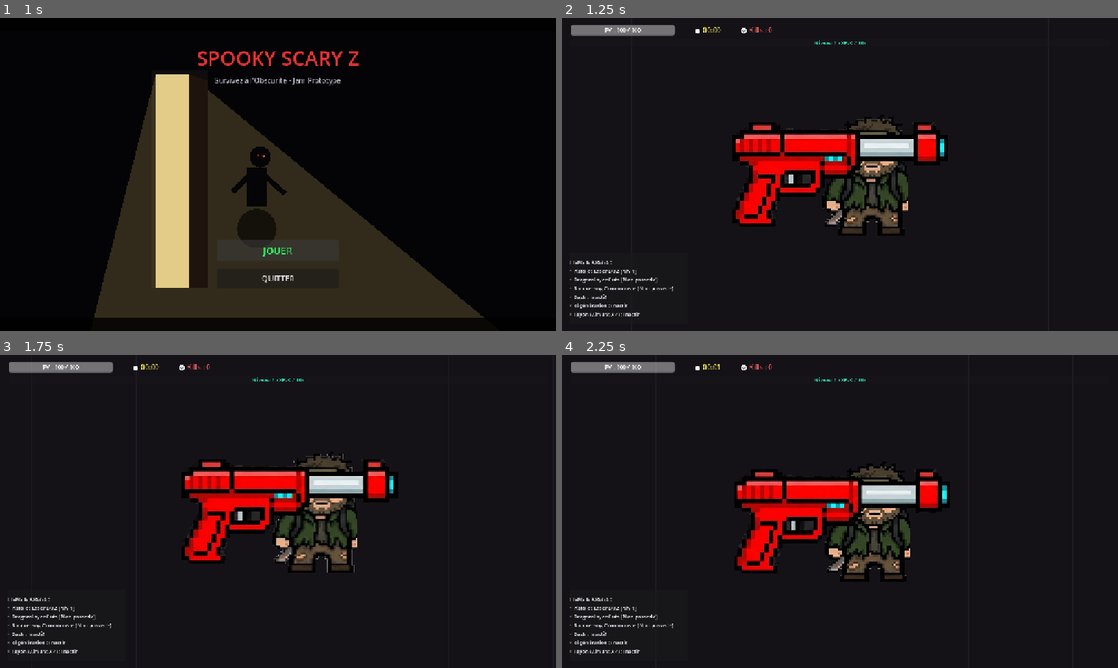
Above: before the commit, frames 1-4 (two rows, left to right).
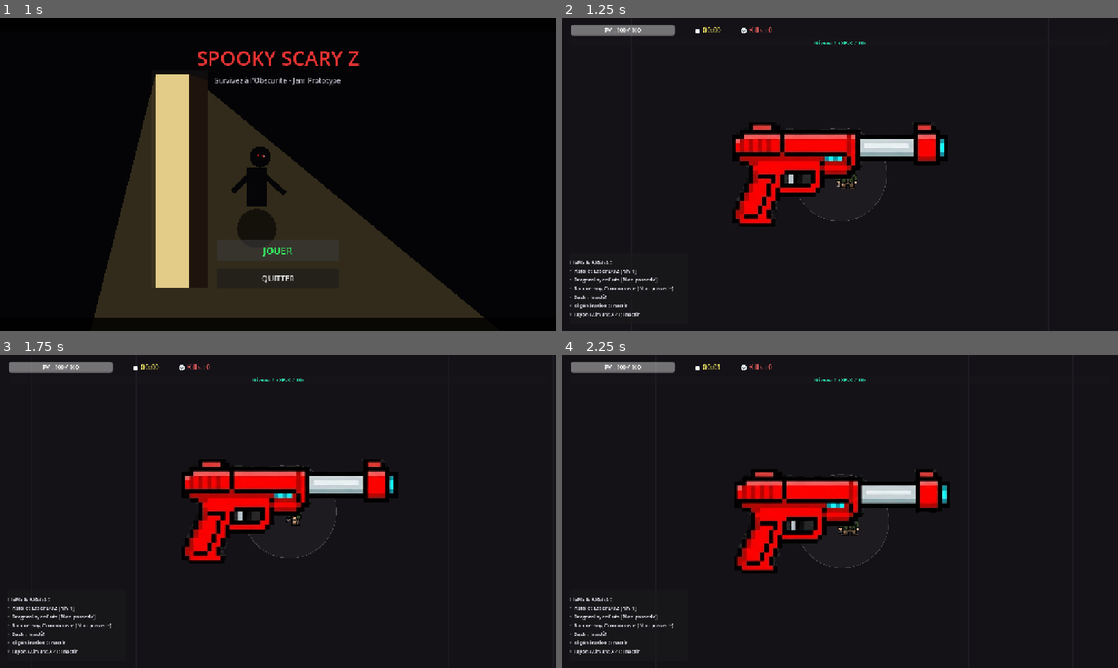
Above: after the commit, the same moments.

Repository: Silasdef/Spooky-Scary-Z
Game: Godot game, scene res://scenes/Menu/MainMenu.tscn
Same seed, same stepped clock (60 frames per second), same inputs: the game is played once before the commit and once after it. Sound files missing from this copy of the repository are replaced by a short silence.
Inputs:
- Up to frame 1 (1 s): click "JOUER" at 0.5 s
- Up to frame 2 (1.25 s): no input
- Up to frame 3 (1.75 s): tap Enter at 1.25 s; hold Right (move_right) from 1.28 s (still down); tap Space (dash) at 1.35 s
- Up to frame 4 (2.25 s): release Right (move_right) at 2.03 s; hold Down (move_down) from 2.03 s (still down); tap Space (dash) at 2.1 s

Frame 1 is identical in both runs. In frame 2, 2.3% of the frame differs, in the area x 42-63%, y 32-69%; in frame 3, 2.3%; in frame 4, 2.3%.

Commit message:
feat(entities): integrate 4-directional pixel art sprites for player and enemies
- Hooked up definitive .png textures for Player, ZombieBasic, ZombiePumpkin, ZombieDog, and FrankensteinBoss
- Implemented real-time 4-directional sprite switching (bas, haut, gauche, droite) based on velocity/facing vectors
- Adjusted proper pixel art scale and offsets to preserve collision boundaries
- Maintained visual effect layers (Tayon aura, dash trail, flash feedback) alongside pixel art

Diff:
--- a/scripts/Enemies/FrankensteinBoss.gd
+++ b/scripts/Enemies/FrankensteinBoss.gd
@@ -37,6 +37,7 @@
 
 	if ResourceLoader.exists(SPRITE_PATH):
 		sprite.texture = load(SPRITE_PATH)
+		sprite.scale = Vector2(0.5, 0.5)
 	else:
 		queue_redraw()
 
@@ -64,6 +65,22 @@
 
 	# Déplacement standard du boss vers le joueur
 	super._physics_process(delta)
+	_update_sprite_direction()
+
+func _update_sprite_direction() -> void:
+	if velocity.length_squared() < 1.0:
+		return
+	var dir_suffix = "bas"
+	if abs(velocity.x) > abs(velocity.y):
+		dir_suffix = "droite" if velocity.x > 0 else "gauche"
+	else:
+		dir_suffix = "bas" if velocity.y > 0 else "haut"
+
+	var path = "res://assets/sprites/frankenstein_boss_%s.png" % dir_suffix
+	if ResourceLoader.exists(path):
+		var tex = load(path)
+		if sprite.texture != tex:
+			sprite.texture = tex
 
 func _cast_lightning_attack() -> void:
 	if not is_instance_valid(target_player) or lightning_scene == null:
--- a/scripts/Enemies/ZombieBasic.gd
+++ b/scripts/Enemies/ZombieBasic.gd
@@ -34,13 +34,35 @@
 		current_health = max_health
 		if ResourceLoader.exists(SPRITE_PUMPKIN_PATH):
 			sprite.texture = load(SPRITE_PUMPKIN_PATH)
+			sprite.scale = Vector2(0.22, 0.22)
 		else:
 			queue_redraw()
 	else:
 		if ResourceLoader.exists(SPRITE_BASIC_PATH):
 			sprite.texture = load(SPRITE_BASIC_PATH)
+			sprite.scale = Vector2(0.22, 0.22)
 		else:
 			queue_redraw()
+
+func _physics_process(delta: float) -> void:
+	super._physics_process(delta)
+	_update_sprite_direction()
+
+func _update_sprite_direction() -> void:
+	if velocity.length_squared() < 1.0:
+		return
+	var dir_suffix = "bas"
+	if abs(velocity.x) > abs(velocity.y):
+		dir_suffix = "droite" if velocity.x > 0 else "gauche"
+	else:
+		dir_suffix = "bas" if velocity.y > 0 else "haut"
+
+	var prefix = "zombie_pumpkin" if is_pumpkin_head else "zombie_basic"
+	var path = "res://assets/sprites/%s_%s.png" % [prefix, dir_suffix]
+	if ResourceLoader.exists(path):
+		var tex = load(path)
+		if sprite.texture != tex:
+			sprite.texture = tex
 
 func _draw() -> void:
 	if sprite.texture != null:
--- a/scripts/Enemies/ZombieDog.gd
+++ b/scripts/Enemies/ZombieDog.gd
@@ -26,17 +26,29 @@
 
 	if ResourceLoader.exists(SPRITE_PATH):
 		sprite.texture = load(SPRITE_PATH)
+		sprite.scale = Vector2(0.22, 0.22)
 	else:
 		queue_redraw()
 
 func _physics_process(delta: float) -> void:
 	super._physics_process(delta)
+	rotation = 0.0
+	_update_sprite_direction()
 
-	# Orientation du museau vers le joueur
-	if velocity.length() > 1.0:
-		rotation = velocity.angle()
-		running_wiggle += delta * 20.0
-		queue_redraw()
+func _update_sprite_direction() -> void:
+	if velocity.length_squared() < 1.0:
+		return
+	var dir_suffix = "bas"
+	if abs(velocity.x) > abs(velocity.y):
+		dir_suffix = "droite" if velocity.x > 0 else "gauche"
+	else:
+		dir_suffix = "bas" if velocity.y > 0 else "haut"
+
+	var path = "res://assets/sprites/zombie_dog_%s.png" % dir_suffix
+	if ResourceLoader.exists(path):
+		var tex = load(path)
+		if sprite.texture != tex:
+			sprite.texture = tex
 
 func _draw() -> void:
 	if sprite.texture != null:
--- a/scripts/Player.gd
+++ b/scripts/Player.gd
@@ -82,6 +82,7 @@
 
 	if ResourceLoader.exists(SPRITE_PATH):
 		sprite.texture = load(SPRITE_PATH)
+		sprite.scale = Vector2(0.24, 0.24)
 	else:
 		queue_redraw()
 
@@ -135,6 +136,7 @@
 	if input_vec.length_squared() > 0.01:
 		facing_direction = input_vec.normalized()
 		velocity = input_vec * base_speed
+		_update_facing_sprite()
 	else:
 		velocity = velocity.move_toward(Vector2.ZERO, base_speed * 6.0 * delta)
 
@@ -272,22 +274,35 @@
 			if weapon_boomerang != null:
 				weapon_boomerang.set_tayon_synergy(true)
 
+func _update_facing_sprite() -> void:
+	var dir_suffix = "bas"
+	if abs(facing_direction.x) > abs(facing_direction.y):
+		dir_suffix = "droite" if facing_direction.x > 0 else "gauche"
+	else:
+		dir_suffix = "bas" if facing_direction.y > 0 else "haut"
+
+	var path = "res://assets/sprites/player_%s.png" % dir_suffix
+	if ResourceLoader.exists(path):
+		var tex = load(path)
+		if sprite.texture != tex:
+			sprite.texture = tex
+
 func _draw() -> void:
-	if sprite.texture != null:
-		return
-
-	# Fallback procédural : Survivant héroïque en vue du dessus
-	# Cercle de portée Tayon (détection XP) subtil
+	# Effets visuels (Aura Tayon et traînée de Dash)
 	var radius = base_pickup_radius * (tayon_radius_multiplier if has_tayon else 1.0)
 	var tayon_color = Color(0.1, 0.8, 1.0, 0.08) if has_tayon else Color(1.0, 1.0, 1.0, 0.04)
 	draw_circle(Vector2.ZERO, radius, tayon_color)
 	draw_arc(Vector2.ZERO, radius, 0, TAU, 32, Color(tayon_color.r, tayon_color.g, tayon_color.b, 0.2), 1.0)
 
-	# Traînée de dash si en train de dasher
 	if is_dashing:
 		draw_circle(-dash_direction * 18.0, 12.0, Color(0.2, 0.7, 1.0, 0.4))
 		draw_circle(-dash_direction * 32.0, 8.0, Color(0.2, 0.7, 1.0, 0.2))
 
+	# Si le sprite officiel est chargé, on ne dessine pas le corps procédural
+	if sprite.texture != null:
+		return
+
+	# Fallback procédural : Survivant héroïque en vue du dessus
 	# Épaules / Veste en cuir sombre
 	draw_rect(Rect2(-12, -8, 24, 16), Color(0.25, 0.2, 0.18))
 	# Tête
